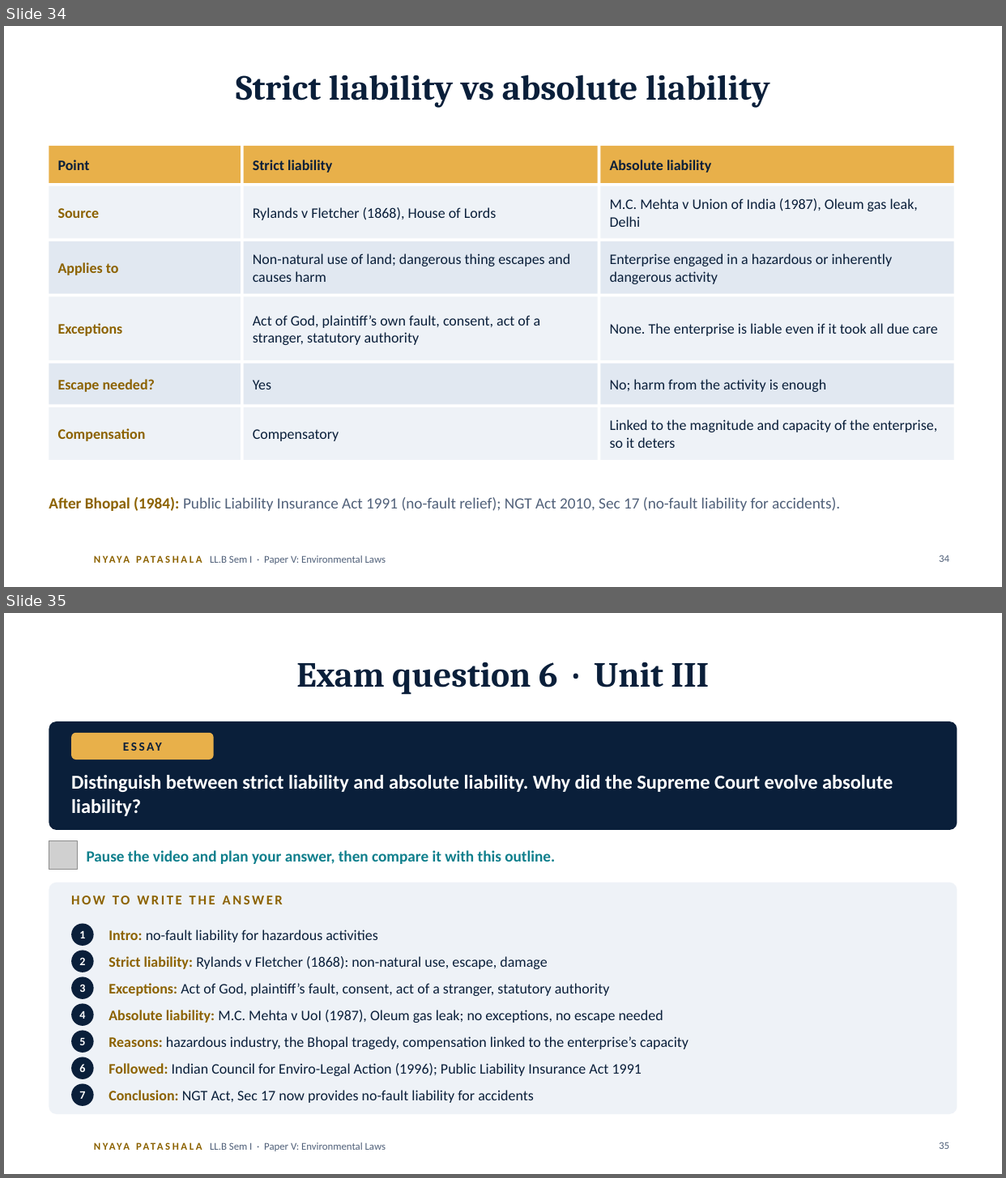
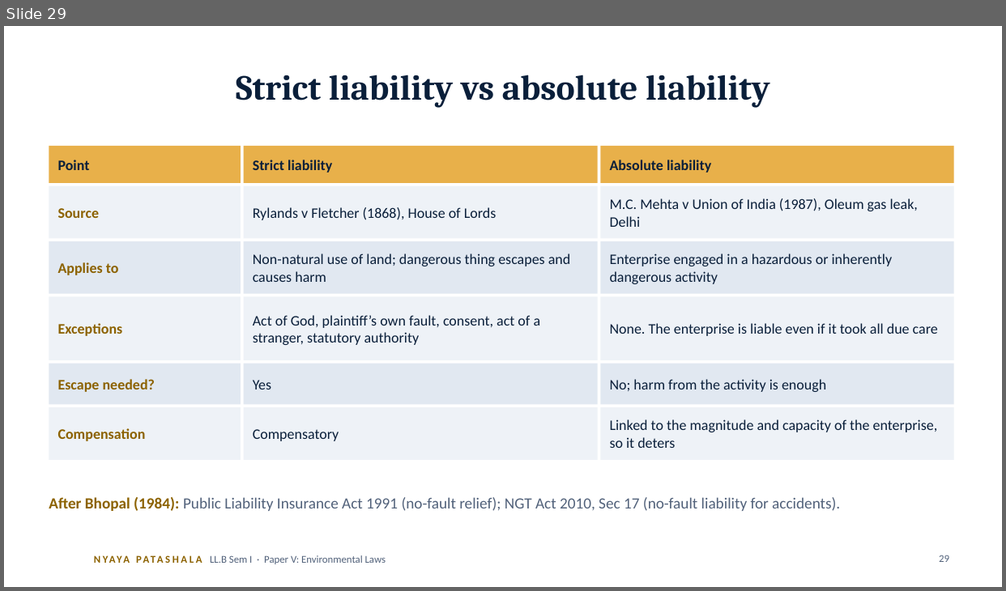
Before and after one commit to missioncivils92/current-affairs-Dasari-Mounika-, a slide deck: law/llb-sem1-environmental-laws/Environmental-Laws-Decoded_CLICK-animations.pptx. Shown one above the other, each under a label of ours: slides 34 and 35 before the commit, slide 29 after it. The pictures are 1006x1178 and 1006x591 pixels, drawn with LibreOffice and Linux fonts; fonts in the diff are those of the drawing; grey boxes stand for pictures; background and template pictures are left out. Boxes give left, top, right and bottom in pixels: in the first picture for what was removed or moved away, otherwise in the second. Text is boxed around its words. In the diff, an @@ line names an element or a change of style, - is before the commit and + after.

```diff
--- a/law/llb-sem1-environmental-laws/Environmental-Laws-Decoded_CLICK-animations.pptx
+++ b/law/llb-sem1-environmental-laws/Environmental-Laws-Decoded_CLICK-animations.pptx
@@ slide 35 removed at (4,613,1002,1174), background #FFFFFF; not listed: 2 template elements that a slide beside it also shows @@
@@ title removed at (296,662,709,695) @@
-Exam question 6 · Unit III
@@ rounded rectangle removed at (49,722,957,830) @@
@@ rounded rectangle removed at (71,733,214,760) @@
@@ text removed at (71,733,214,760) @@
-ESSAY
@@ text removed at (71,775,893,816) @@
-Distinguish between strict liability and absolute liability. Why did the Supreme Court evolve absolute liability?
@@ picture removed at (49,841,78,870) @@
@@ text removed at (87,850,555,864) @@
-Pause the video and plan your answer, then compare it with this outline.
@@ rounded rectangle removed at (49,883,957,1114) @@
@@ text removed at (71,896,283,905) @@
-HOW TO WRITE THE ANSWER
@@ ellipse removed at (71,924,94,946) @@
@@ ellipse removed at (71,951,94,973) @@
@@ text removed at (79,931,85,939) @@
-1
@@ text removed at (108,930,377,943) @@
-Intro: no-fault liability for hazardous activities
@@ ellipse removed at (71,977,94,999) @@
@@ text removed at (79,957,85,965) @@
-2
@@ text removed at (108,956,547,969) @@
-Strict liability: Rylands v Fletcher (1868): non-natural use, escape, damage
@@ text removed at (79,984,85,992) @@
-3
@@ text removed at (108,983,610,996) @@
-Exceptions: Act of God, plaintiff’s fault, consent, act of a stranger, statutory authority
@@ ellipse removed at (71,1003,94,1026) @@
@@ text removed at (79,1012,85,1019) @@
-4
@@ text removed at (108,1010,663,1023) @@
-Absolute liability: M.C. Mehta v UoI (1987), Oleum gas leak; no exceptions, no escape needed
@@ ellipse removed at (71,1031,94,1053) @@
@@ text removed at (79,1038,85,1046) @@
-5
@@ text removed at (108,1037,688,1050) @@
-Reasons: hazardous industry, the Bhopal tragedy, compensation linked to the enterprise’s capacity
@@ ellipse removed at (71,1058,94,1080) @@
@@ text removed at (79,1064,85,1072) @@
-6
@@ text removed at (108,1063,641,1076) @@
-Followed: Indian Council for Enviro-Legal Action (1996); Public Liability Insurance Act 1991
@@ ellipse removed at (71,1084,94,1106) @@
@@ text removed at (79,1092,85,1099) @@
-7
@@ text removed at (108,1090,534,1103) @@
-Conclusion: NGT Act, Sec 17 now provides no-fault liability for accidents
@@ page number removed at (939,1142,949,1149) @@
-35
@@ what was slide 34 is now slide 29 @@
@@ page number at (939,555,949,562): text changed @@
-34
+29
```
Also in this commit, not shown: 5 slides changed, 10 other slides removed, 4 other files.
